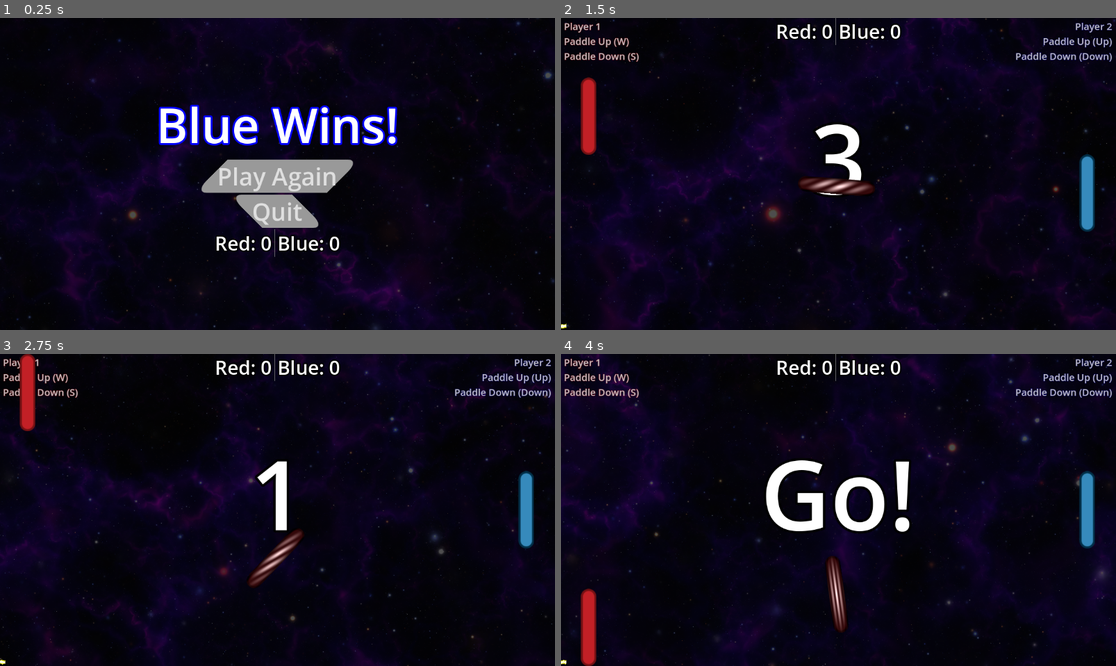
Above: before the commit, frames 1-4 (two rows, left to right).
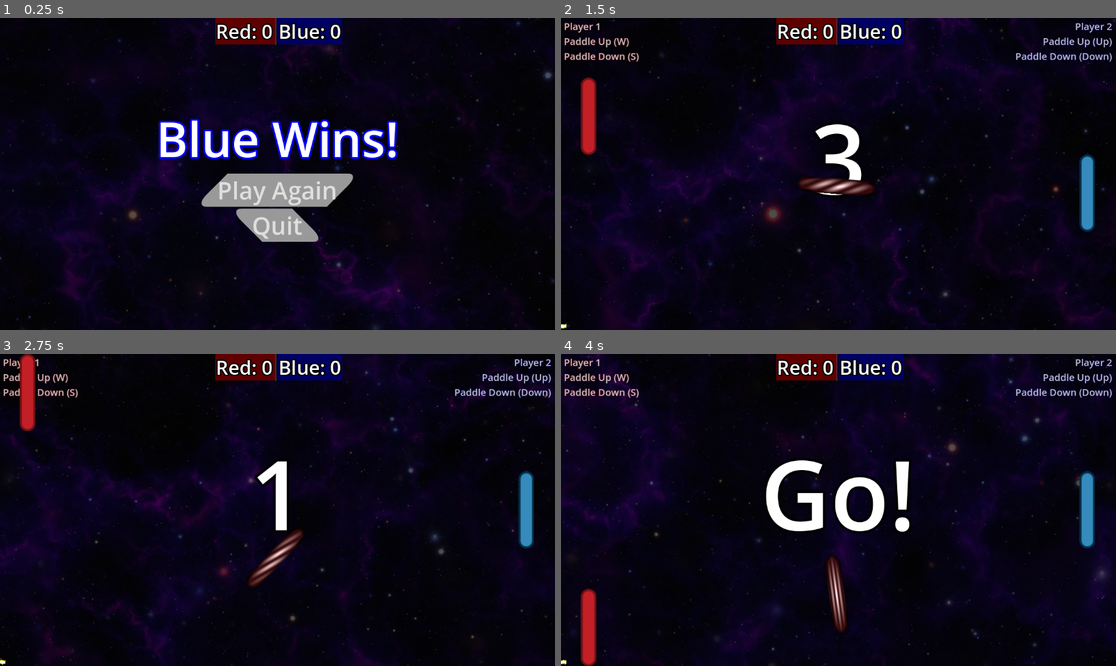
Above: after the commit, the same moments.

Repository: ThePathfindersCodex/Challenge-1-Pong
Game: Godot game, scene res://Scenes/end screen.tscn
Same seed, same stepped clock (60 frames per second), same inputs: the game is played once before the commit and once after it. This scene is started directly instead of the project's main scene.
Inputs:
- Up to frame 1 (0.25 s): no input
- Up to frame 2 (1.5 s): click "Play Again" at 0.5 s; hold W (Up_1) from 1.28 s (still down); tap Down (Down_2) at 1.35 s
- Up to frame 3 (2.75 s): keep holding W (Up_1); tap Up (Up_2) at 2.1 s
- Up to frame 4 (4 s): release W (Up_1) at 2.78 s; hold S (Down_1) from 2.78 s (still down); tap Down (Down_2) at 2.85 s; tap Up (Up_2) at 3.6 s

The runs differ from the first frame. In frame 1, 10% of the frame differs, in the area x 28-72%, y 0-77%; in frame 2, 1.6%; in frame 3, 1.6%; in frame 4, 1.6%.

Commit message:
Update score UI.tscn

Diff:
--- a/Scenes/score UI.tscn
+++ b/Scenes/score UI.tscn
@@ -12,22 +12,42 @@
 outline_size = 10
 outline_color = Color(0, 0, 0, 1)
 
-[node name="Score UI (HBox)" type="HBoxContainer"]
-anchors_preset = 10
-anchor_right = 1.0
-grow_horizontal = 2
+[node name="Score UI" type="Node2D"]
+
+[node name="HBoxContainer2" type="HBoxContainer" parent="."]
+offset_right = 1148.0
+offset_bottom = 55.0
+size_flags_horizontal = 6
+
+[node name="ColorRect" type="ColorRect" parent="HBoxContainer2"]
+custom_minimum_size = Vector2(125, 55)
+layout_mode = 2
+size_flags_horizontal = 10
+color = Color(0.371817, 5.62528e-07, 9.62615e-08, 1)
+
+[node name="ColorRect2" type="ColorRect" parent="HBoxContainer2"]
+custom_minimum_size = Vector2(135, 55)
+layout_mode = 2
+size_flags_horizontal = 2
+color = Color(0.000481981, 4.58445e-05, 0.383181, 1)
+
+[node name="HBoxContainer" type="HBoxContainer" parent="."]
+offset_left = 4.0
+offset_right = 1152.0
+offset_bottom = 55.0
+size_flags_horizontal = 3
 alignment = 1
 
-[node name="P1 Score Label" type="Label" parent="."]
+[node name="P1 Score Label" type="Label" parent="HBoxContainer"]
 layout_mode = 2
 text = "Red: 0"
 label_settings = SubResource("LabelSettings_12whi")
 script = ExtResource("1_il82o")
 
-[node name="VSeparator" type="VSeparator" parent="."]
+[node name="VSeparator" type="VSeparator" parent="HBoxContainer"]
 layout_mode = 2
 
-[node name="P2 Score Label" type="Label" parent="."]
+[node name="P2 Score Label" type="Label" parent="HBoxContainer"]
 layout_mode = 2
 text = "Blue: 0"
 label_settings = SubResource("LabelSettings_cgmx4")
